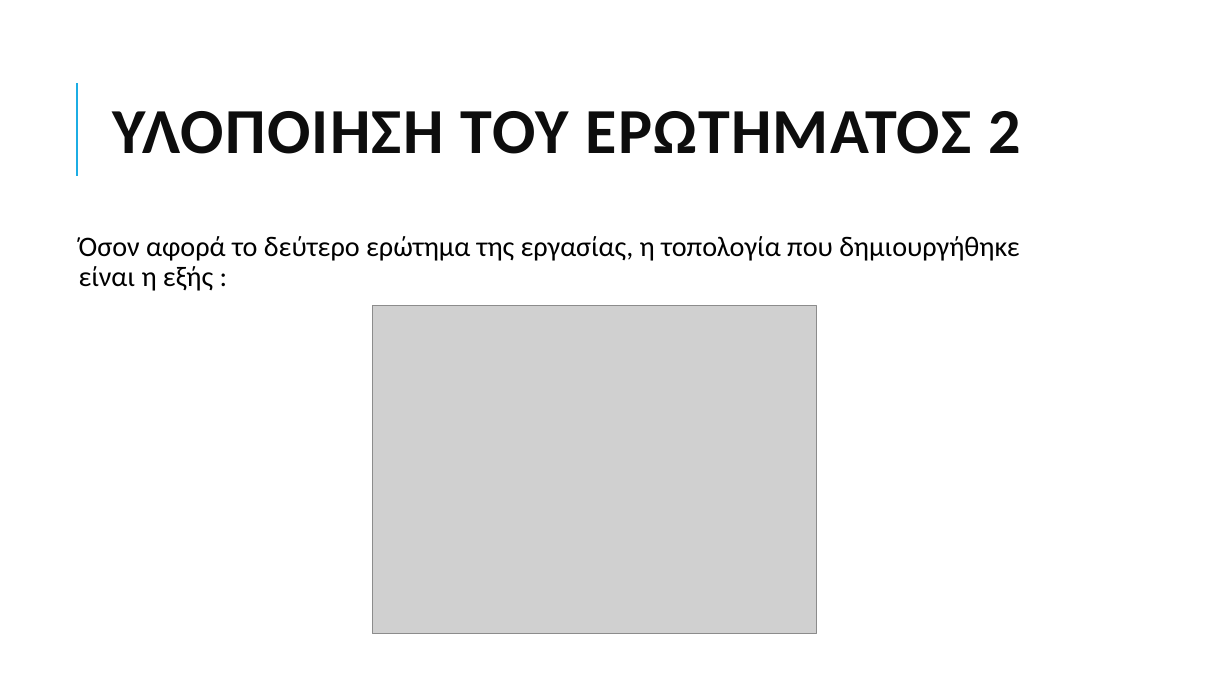
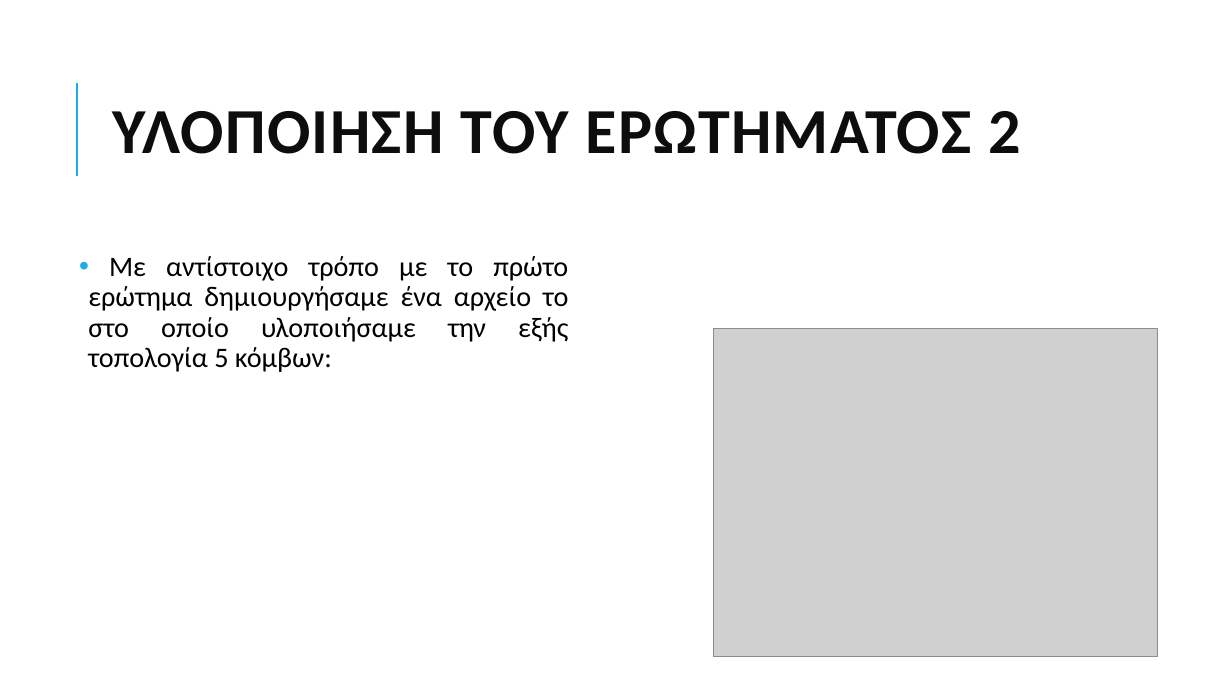
Before and after one commit to grgmyl/Ns3Project, a slide deck: slide 9 of Presentations/Ns-3_presentation_F.pptx. Drawn at 1232x693 pixels with LibreOffice and Linux fonts; fonts in the diff are those of the drawing; grey boxes stand for pictures. Boxes give left, top, right and bottom in pixels: in the first picture for what was removed or moved away, otherwise in the second. Text is boxed around its words. In the diff, an @@ line names an element or a change of style, - is before the commit and + after.

```diff
--- a/Presentations/Ns-3_presentation_F.pptx
+++ b/Presentations/Ns-3_presentation_F.pptx
@@ text at box(88, 256, 569, 372): text changed @@
-Όσον αφορά το δεύτερο ερώτημα της εργασίας, η τοπολογία που δημιουργήθηκε είναι η εξής :
+• Με αντίστοιχο τρόπο με το πρώτο ερώτημα δημιουργήσαμε ένα αρχείο το στο οποίο υλοποιήσαμε την εξής τοπολογία 5 κόμβων:
@@ picture: place and size @@
-picture at box(372, 306, 817, 634)
+picture at box(714, 328, 1158, 656)
```
Also in this commit, not shown: 10 other slides changed.
